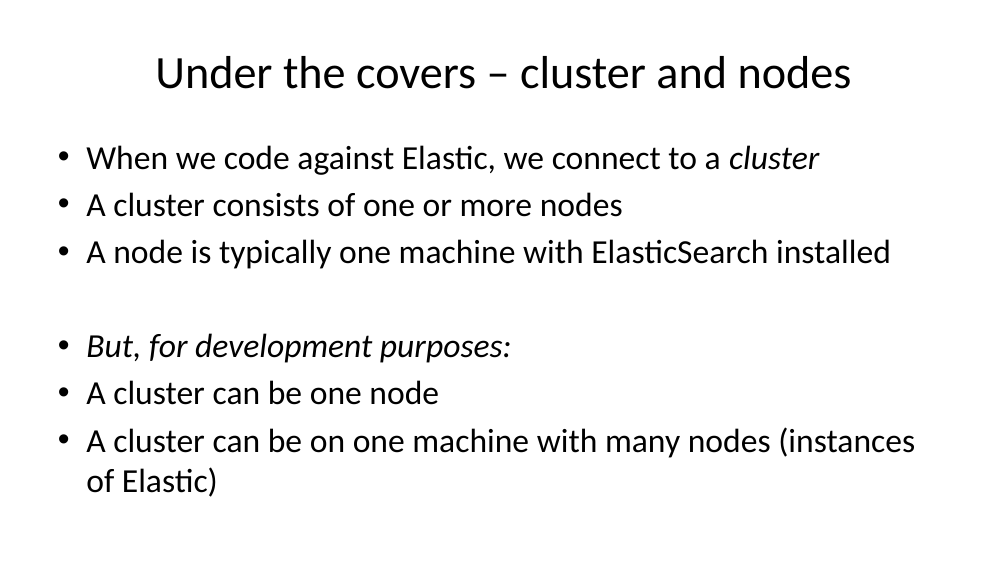
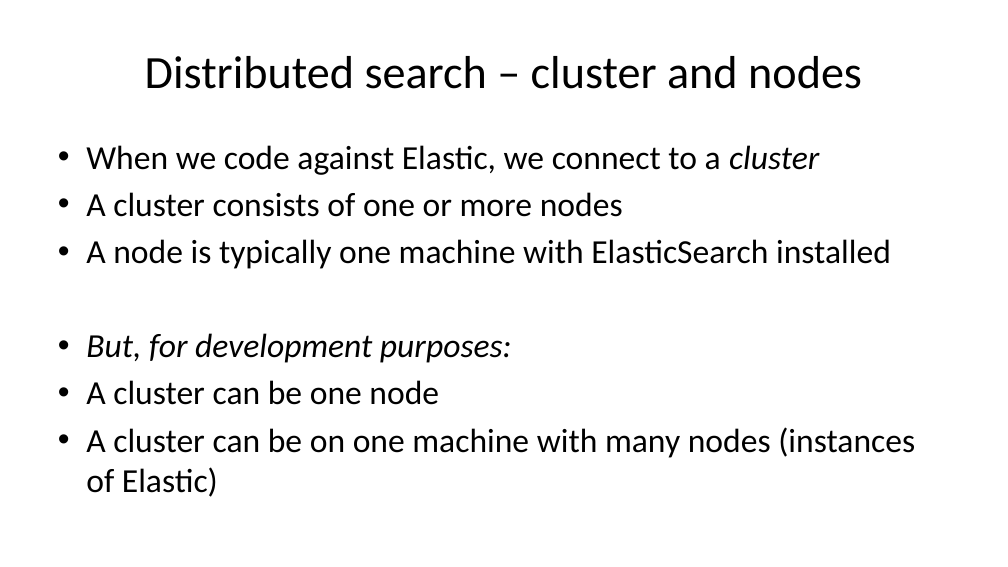
Before and after one commit to driis/ElasticTalk, a slide deck: slide 13 of ElasticSearch Presentation.pptx. Drawn at 1008x567 pixels with LibreOffice and Linux fonts; fonts in the diff are those of the drawing. Boxes give left, top, right and bottom in pixels: in the first picture for what was removed or moved away, otherwise in the second. Text is boxed around its words. In the diff, an @@ line names an element or a change of style, - is before the commit and + after.

```diff
--- a/ElasticSearch Presentation.pptx
+++ b/ElasticSearch Presentation.pptx
@@ title at bbox=[145, 56, 862, 89]: text changed @@
-Under the covers – cluster and nodes
+Distributed search – cluster and nodes
```
Also in this commit, not shown: 5 other slides changed, 32 slides added, 1 slide removed.
